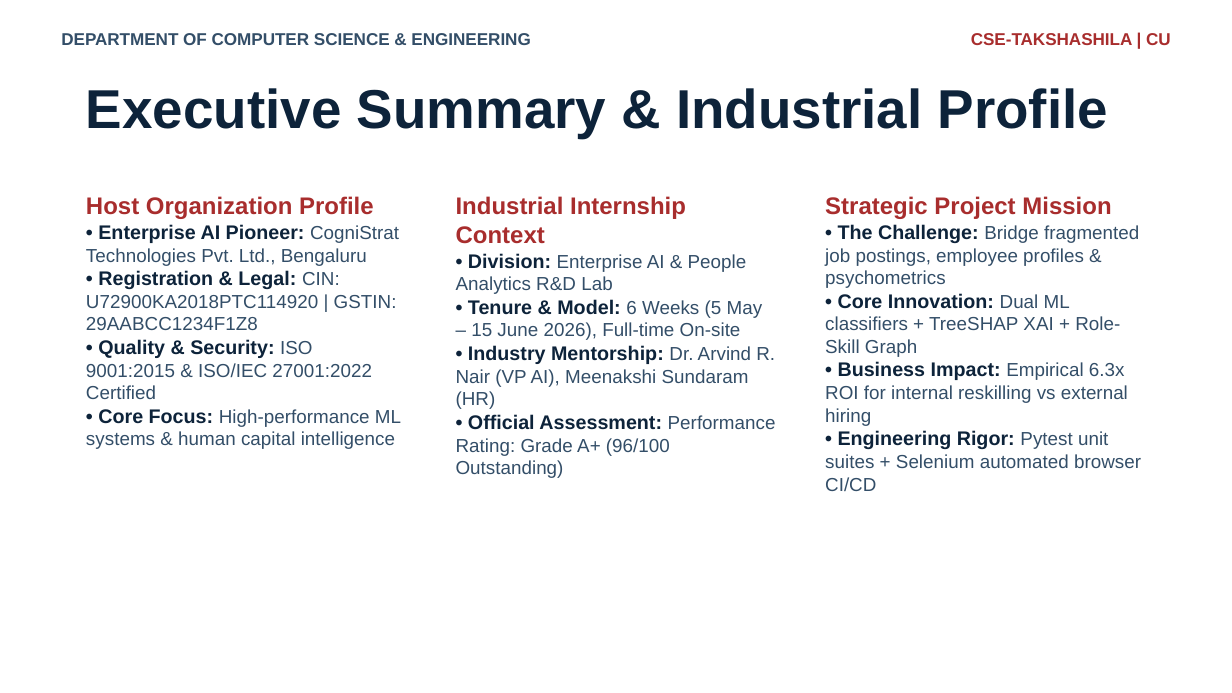
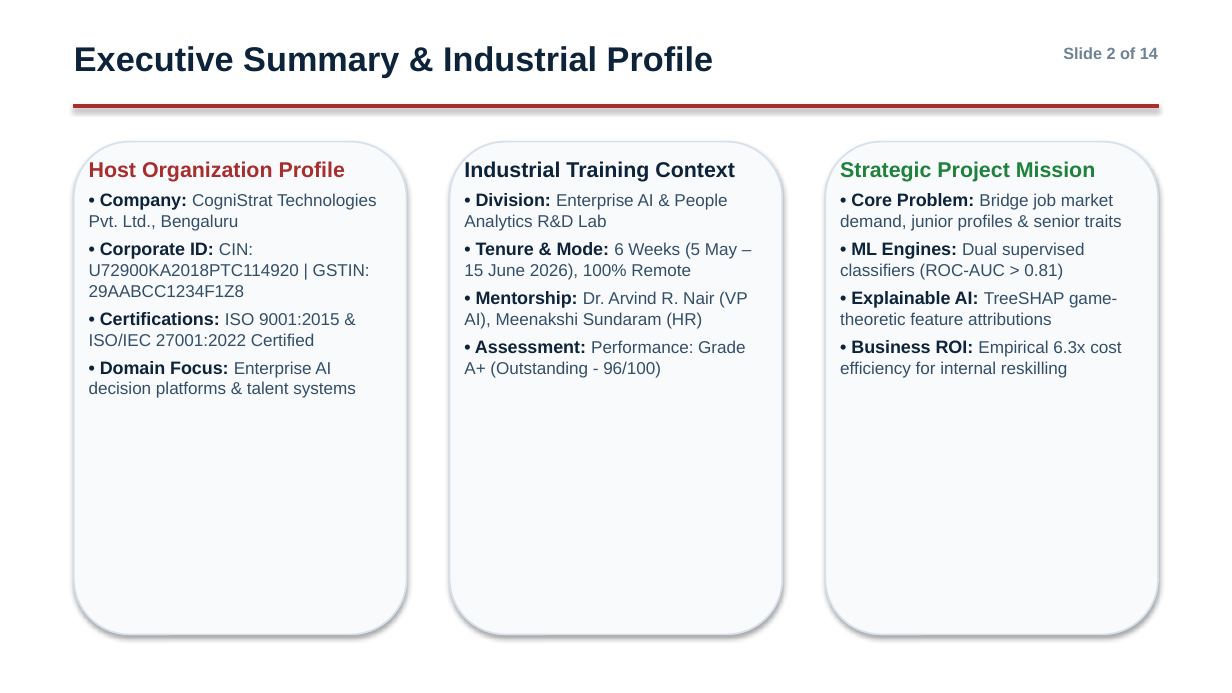
Before and after one commit to chitreyAbhinav/workforce-intelligence, a slide deck: slide 2 of reports/internship_submission/Industrial_Training_Presentation.pptx. Drawn at 1232x693 pixels with LibreOffice and Linux fonts; fonts in the diff are those of the drawing; background and template pictures are left out. Boxes give left, top, right and bottom in pixels: in the first picture for what was removed or moved away, otherwise in the second. Text is boxed around its words. In the diff, an @@ line names an element or a change of style, - is before the commit and + after.

Commit message:
fix(internship): Eliminate PPT overlaps, set remote mode, clean headers/footers, and finalize all submission deliverables

```diff
--- a/reports/internship_submission/Industrial_Training_Presentation.pptx
+++ b/reports/internship_submission/Industrial_Training_Presentation.pptx
@@ text "Executive Summary & Industrial Profile": place and size @@
-text "Executive Summary & Industrial Profile" at box(86, 88, 1108, 138)
+text "Executive Summary & Industrial Profile" at box(74, 46, 714, 77)
@@ text "Executive Summary & Industrial Profile" at box(74, 46, 714, 77): size 32 to 20 pt @@
@@ text removed at box(971, 33, 1171, 45) @@
-CSE-TAKSHASHILA | CU
@@ text at box(1063, 47, 1158, 59): text changed; size 10 to 9.5 pt; text colour #334E68 to #6E8296 @@
-DEPARTMENT OF COMPUTER SCIENCE & ENGINEERING
+Slide 2 of 14
@@ rectangle added at box(74, 105, 1158, 108), fill #A82D2D, outline #A82D2D 0.75 pt @@
@@ rounded rectangle added at box(74, 142, 407, 634), fill #F8FAFC, outline #D7E1EB 1 pt @@
@@ rounded rectangle added at box(450, 142, 782, 634), fill #F8FAFC, outline #D7E1EB 1 pt @@
@@ rounded rectangle added at box(825, 142, 1158, 634), fill #F8FAFC, outline #D7E1EB 1 pt @@
@@ text at box(89, 161, 345, 182): size 14 to 12.5 pt in "Host Organization Profile" @@
@@ text "Host Organization Profile": place and size @@
-text "Host Organization Profile" at box(86, 196, 401, 449)
+text "Host Organization Profile" at box(89, 161, 377, 398)
@@ text at box(464, 161, 735, 182): text changed; size 14 to 12.5 pt; text colour #A82D2D to #0D233A @@
-Industrial Internship Context
+Industrial Training Context
@@ text "Industrial Training Context": place and size @@
-text "Industrial Training Context" at box(456, 196, 776, 478)
+text "Industrial Training Context" at box(464, 161, 747, 378)
@@ text at box(840, 161, 1096, 182): size 14 to 12.5 pt, text colour #A82D2D to #1E823C in "Strategic Project Mission" @@
@@ text "Strategic Project Mission": place and size @@
-text "Strategic Project Mission" at box(825, 196, 1141, 491)
+text "Strategic Project Mission" at box(840, 161, 1122, 378)
@@ text at box(89, 193, 377, 398): text changed; size 11 to 10 pt @@
-• Enterprise AI Pioneer: CogniStrat Technologies Pvt. Ltd., Bengaluru
-• Registration & Legal: CIN: U72900KA2018PTC114920 | GSTIN: 29AABCC1234F1Z8
-• Quality & Security: ISO 9001:2015 & ISO/IEC 27001:2022 Certified
-• Core Focus: High-performance ML systems & human capital intelligence
+• Company: CogniStrat Technologies Pvt. Ltd., Bengaluru
+• Corporate ID: CIN: U72900KA2018PTC114920 | GSTIN: 29AABCC1234F1Z8
+• Certifications: ISO 9001:2015 & ISO/IEC 27001:2022 Certified
+• Domain Focus: Enterprise AI decision platforms & talent systems
@@ text at box(464, 193, 727, 231): size 11.5 to 10.5 pt in "• Division:"; size 11 to 10 pt in "Enterprise AI & People Analytics R&D Lab"; more space between paragraphs @@
@@ text at box(840, 193, 1122, 378): text changed; size 11 to 10 pt @@
-• The Challenge: Bridge fragmented job postings, employee profiles & psychometrics
-• Core Innovation: Dual ML classifiers + TreeSHAP XAI + Role-Skill Graph
-• Business Impact: Empirical 6.3x ROI for internal reskilling vs external hiring
-• Engineering Rigor: Pytest unit suites + Selenium automated browser CI/CD
+• Core Problem: Bridge job market demand, junior profiles & senior traits
+• ML Engines: Dual supervised classifiers (ROC-AUC > 0.81)
+• Explainable AI: TreeSHAP game-theoretic feature attributions
+• Business ROI: Empirical 6.3x cost efficiency for internal reskilling
@@ text at box(464, 242, 747, 378): text changed; size 11 to 10 pt @@
-• Tenure & Model: 6 Weeks (5 May – 15 June 2026), Full-time On-site
-• Industry Mentorship: Dr. Arvind R. Nair (VP AI), Meenakshi Sundaram (HR)
-• Official Assessment: Performance Rating: Grade A+ (96/100 Outstanding)
+• Tenure & Mode: 6 Weeks (5 May – 15 June 2026), 100% Remote
+• Mentorship: Dr. Arvind R. Nair (VP AI), Meenakshi Sundaram (HR)
+• Assessment: Performance: Grade A+ (Outstanding - 96/100)
```
Also in this commit, not shown: 12 other slides changed, 1 slide added, 1 slide removed, 38 other files.
